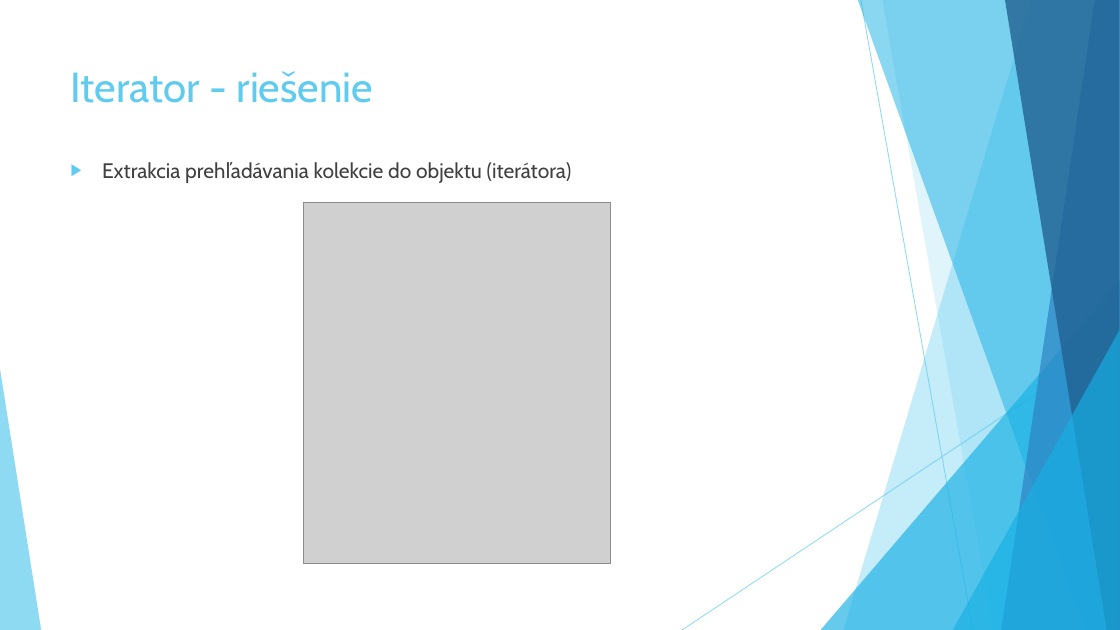
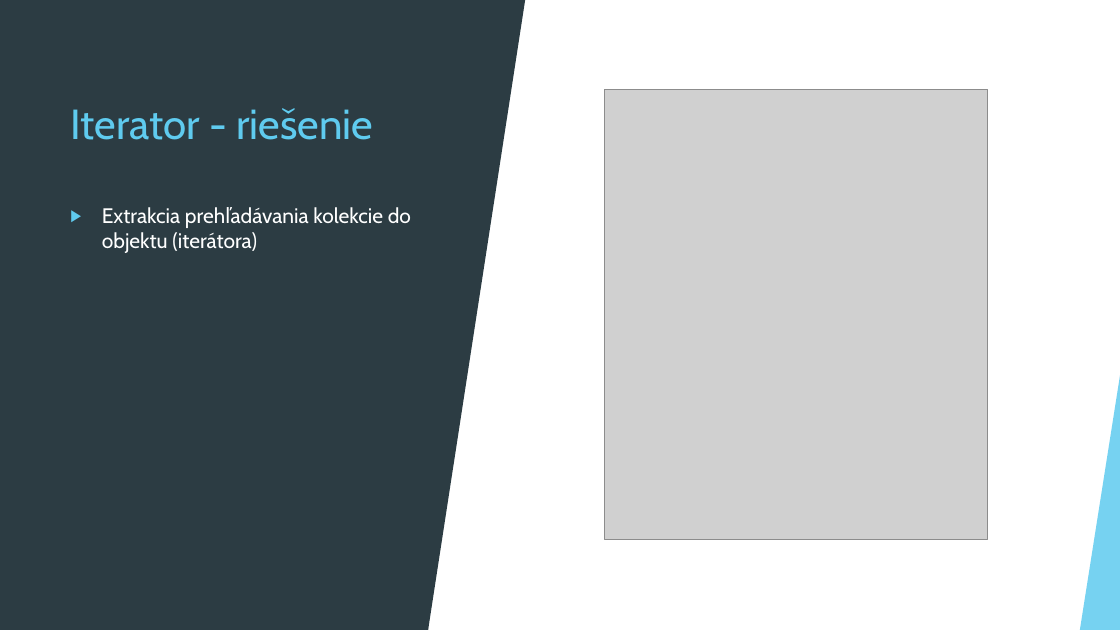
Before and after one commit to Rokulus/ASOS_prezentacia3, a slide deck: slide 21 of Behavioral_Design_Patterns.pptx (slide 19 before the commit). Drawn at 1120x630 pixels with LibreOffice and Linux fonts; fonts in the diff are those of the drawing; grey boxes stand for pictures. Boxes give left, top, right and bottom in pixels: in the first picture for what was removed or moved away, otherwise in the second. Text is boxed around its words. In the diff, an @@ line names an element or a change of style, - is before the commit and + after.

```diff
--- a/Behavioral_Design_Patterns.pptx
+++ b/Behavioral_Design_Patterns.pptx
@@ rectangle added at [0,0,1120,630], fill #FFFFFF @@
@@ rectangle added at [0,0,429,630], fill #2C3C43 @@
@@ triangle added at [429,0,526,630], fill #2C3C43 @@
@@ title "Iterator - riešenie" at [70,108,373,140]: vertical alignment top to middle @@
@@ picture: place and size @@
-picture at [304,202,611,563]
+picture at [605,89,988,539]
@@ text "Extrakcia prehľadávania kolekcie do objektu ...": place and size @@
-text "Extrakcia prehľadávania kolekcie do objektu ..." at [102,162,572,183]
+text "Extrakcia prehľadávania kolekcie do objektu ..." at [102,207,411,253]
@@ text "Extrakcia prehľadávania kolekcie do objektu ..." at [102,207,411,253]: text colour #404040 to #FFFFFF @@
@@ triangle added at [1081,369,1120,630], fill #5FCBEF at 85% opacity @@
```
Also in this commit, not shown: 17 other slides changed, 7 slides added, 5 slides removed.
